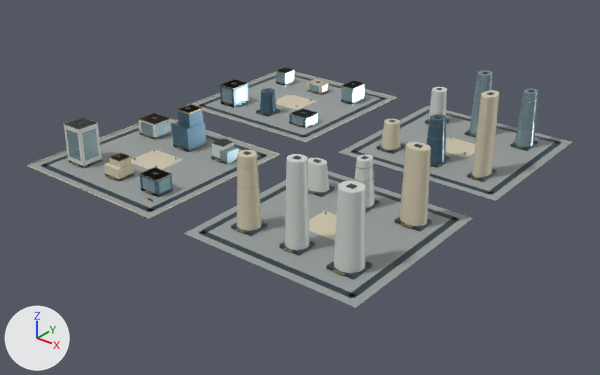
One commit to the glTF model web/public/assets/3d/ampliworld/GC-CITY-2030/GC-TILE-15-19.glb: the scene before it, then after it.
Camera for both pictures: a 50 mm camera at (5920.0, -5178.0, 650.0) aimed at (5024.0, -4058.0, -44.0). Every picture has the same lights, and +X, +Y and +Z are marked at lower left. The older version comes first. Where no turn or scale is listed for an object, it has been applied to the vertices. Vertices at exactly the same position are counted once.

The first picture shows 'GC-TILE-15-19-blue', 'GC-TILE-15-19-dark', 'GC-TILE-15-19-glass', 'GC-TILE-15-19-gold', 'GC-TILE-15-19-ivory', 'GC-TILE-15-19-paving', 'GC-TILE-15-19-white'.
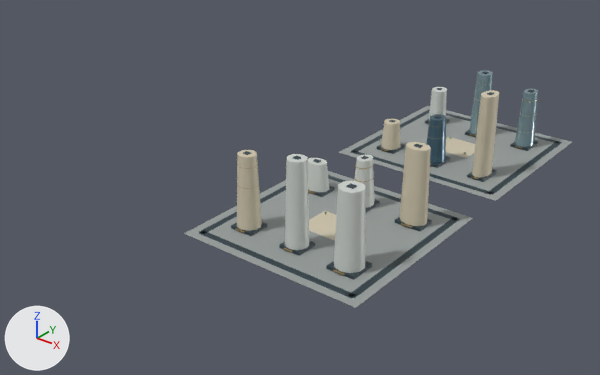
What differs and where, as boxes (x1, y1, x2, y2) in the pictures (600 x 375 px):
'GC-TILE-15-19-paving', reshaped (28% narrower, 14% shorter)
    before: (30, 72, 572, 308)
    after: (184, 106, 572, 308)
'GC-TILE-15-19-ivory', reshaped (44% narrower, 11% shorter)
    before: (27, 71, 499, 240)
    after: (237, 90, 499, 240)
'GC-TILE-15-19-white', reshaped (58% narrower)
    before: (64, 79, 447, 273)
    after: (285, 87, 447, 273)
'GC-TILE-15-19-dark', reshaped (30% narrower)
    before: (41, 69, 561, 299)
    after: (199, 71, 561, 299)
'GC-TILE-15-19-glass', reshaped (85% narrower, 38% shorter)
    before: (66, 68, 538, 193)
    after: (469, 70, 538, 147)
'GC-TILE-15-19-blue', reshaped (93% narrower, 57% shorter)
    before: (140, 79, 446, 197)
    after: (426, 114, 446, 164)
'GC-TILE-15-19-gold', reshaped (35% narrower, 7% shorter)
    before: (72, 67, 537, 275)
    after: (235, 82, 537, 275)
part 1 of me_mesh_0, deleted
    before: (192, 72, 395, 141)
part 2 of me_mesh_0, deleted
    before: (30, 119, 278, 217)
part 3 of me_mesh_1, deleted
    before: (41, 69, 387, 212)
part 4 of me_mesh_2, deleted
    before: (27, 71, 397, 218)
part 5 of me_mesh_7, deleted
    before: (64, 79, 329, 168)
part 6 of me_mesh_5, deleted
    before: (72, 67, 365, 200)
part 7 of me_mesh_6, deleted
    before: (66, 68, 365, 193)
part 8 of me_mesh_8, deleted
    before: (140, 79, 318, 197)

Patch to the scene script:
```diff
--- a/web/public/assets/3d/ampliworld/GC-CITY-2030/GC-TILE-15-19.glb.py
+++ b/web/public/assets/3d/ampliworld/GC-CITY-2030/GC-TILE-15-19.glb.py
@@ me_mesh_0 @@
 # used by ob_gc_tile_15_19_paving; location = (0.0, 0.0, 0.0)
-me_mesh_0.from_pydata(...)  # 32 vertices, 48 faces; spans x 4621.0..5379.0, y -4379.0..-3621.0, z 0.0
+me_mesh_0.from_pydata(...)  # 16 vertices, 24 faces; spans x 5041.0..5379.0, y -4379.0..-3621.0, z 0.0
+# me_mesh_0 part 1: the loose piece of 8 vertices spanning x 4621.0..4959.0, y -3959.0..-3621.0, z 0.0 is deleted
+# me_mesh_0 part 2: the loose piece of 8 vertices spanning x 4621.0..4959.0, y -4379.0..-4041.0, z 0.0 is deleted
 me_mesh_0.materials.append(mat_paving)
@@ me_mesh_1 @@
 # used by ob_gc_tile_15_19_dark; location = (0.0, 0.0, 0.0)
-me_mesh_1.from_pydata(...)  # 520 vertices, 780 faces; spans x 4636.0..5364.0, y -4364.0..-3636.0, z 0.0..159.0
+me_mesh_1.from_pydata(...)  # 256 vertices, 384 faces; spans x 5056.0..5364.0, y -4364.0..-3636.0, z 0.0..159.0
+# me_mesh_1 part 3: 33 loose pieces with 264 vertices, spanning x 4636.0..4944.0, y -4364.0..-3636.0, z 0.0..80.0, are deleted
 me_mesh_1.materials.append(mat_dark)
@@ me_mesh_2 @@
 # used by ob_gc_tile_15_19_ivory; location = (0.0, 0.0, 0.0)
-me_mesh_2.from_pydata(...)  # 224 vertices, 364 faces; spans x 4620.0..5333.0, y -4380.0..-3620.0, z 0.0..158.0
+me_mesh_2.from_pydata(...)  # 104 vertices, 184 faces; spans x 5090.0..5333.0, y -4318.0..-3754.0, z 0.0..158.0
+# me_mesh_2 part 4: 15 loose pieces with 120 vertices, spanning x 4620.0..4960.0, y -4380.0..-3620.0, z 0.0..38.0, are deleted
 me_mesh_2.materials.append(mat_ivory)
@@ me_mesh_5 @@
 # used by ob_gc_tile_15_19_gold; location = (0.0, 0.0, 0.0)
-me_mesh_5.from_pydata(...)  # 1218 vertices, 2100 faces; spans x 4665.0..5332.0, y -4380.0..-3673.0, z 0.0..136.0
+me_mesh_5.from_pydata(...)  # 888 vertices, 1584 faces; spans x 5088.0..5332.0, y -4326.0..-3676.0, z 4.0..136.0
+# me_mesh_5 part 6: 36 loose pieces with 330 vertices, spanning x 4665.0..4919.0, y -4380.0..-3673.0, z 0.0..79.0, are deleted
 me_mesh_5.materials.append(mat_gold)
@@ me_mesh_6 @@
 # used by ob_gc_tile_15_19_glass; location = (0.0, 0.0, 0.0)
-me_mesh_6.from_pydata(...)  # 324 vertices, 500 faces; spans x 4665.0..5327.0, y -4320.0..-3674.0, z 0.0..130.0
+me_mesh_6.from_pydata(...)  # 44 vertices, 80 faces; spans x 5191.0..5327.0, y -3722.0..-3674.0, z 5.0..130.0
+# me_mesh_6 part 7: 35 loose pieces with 280 vertices, spanning x 4665.0..4912.0, y -4320.0..-3674.0, z 0.0..70.0, are deleted
 me_mesh_6.materials.append(mat_glass)
@@ me_mesh_7 @@
 # used by ob_gc_tile_15_19_white; location = (0.0, 0.0, 0.0)
-me_mesh_7.from_pydata(...)  # 166 vertices, 284 faces; spans x 4666.0..5333.0, y -4322.0..-3677.0, z 0.0..151.0
+me_mesh_7.from_pydata(...)  # 110 vertices, 200 faces; spans x 5086.0..5333.0, y -4322.0..-3677.0, z 5.0..151.0
+# me_mesh_7 part 5: 7 loose pieces with 56 vertices, spanning x 4666.0..4912.0, y -4320.0..-3683.0, z 0.0..79.0, are deleted
 me_mesh_7.materials.append(mat_white)
@@ me_mesh_8 @@
 # used by ob_gc_tile_15_19_blue; location = (0.0, 0.0, 0.0)
-me_mesh_8.from_pydata(...)  # 84 vertices, 140 faces; spans x 4670.0..5229.0, y -4316.0..-3854.0, z 0.0..90.0
+me_mesh_8.from_pydata(...)  # 22 vertices, 40 faces; spans x 5191.0..5229.0, y -3902.0..-3854.0, z 5.0..90.0
+# me_mesh_8 part 8: 6 loose pieces with 62 vertices, spanning x 4670.0..4912.0, y -4316.0..-3854.0, z 0.0..79.0, are deleted
 me_mesh_8.materials.append(mat_blue)
```
